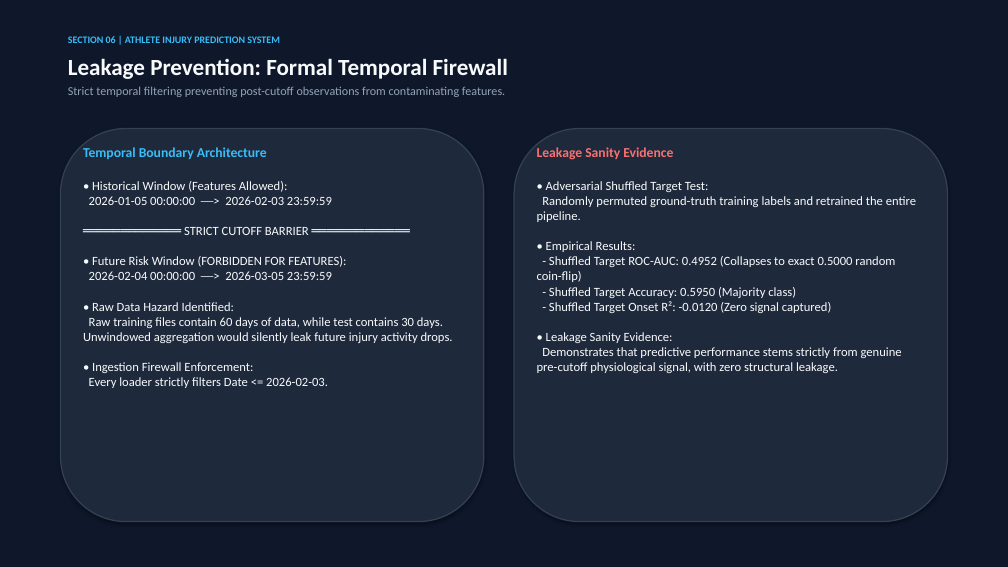
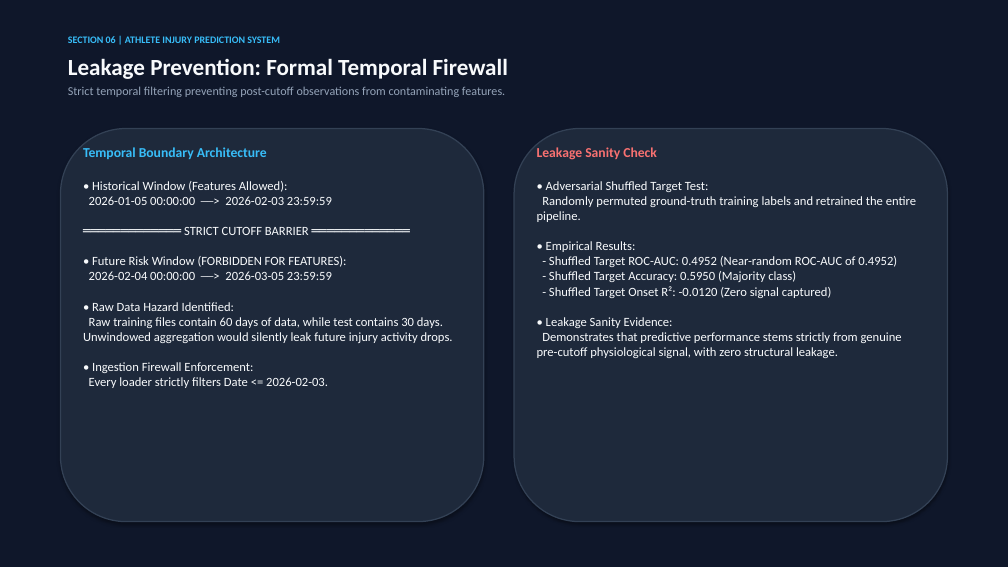
Before and after one commit to bhavya277/ML-Model-for-Athletes, a slide deck: slide 6 of Athlete_Injury_Prediction_Competition.pptx. Drawn at 1008x567 pixels with LibreOffice and Linux fonts; fonts in the diff are those of the drawing. Boxes give left, top, right and bottom in pixels: in the first picture for what was removed or moved away, otherwise in the second. Text is boxed around its words. In the diff, an @@ line names an element or a change of style, - is before the commit and + after.

Commit message:
fix: pre-submission patch - official skill score, unpenalized/penalized metrics, strict validation

```diff
--- a/Athlete_Injury_Prediction_Competition.pptx
+++ b/Athlete_Injury_Prediction_Competition.pptx
@@ text at (x1=537, y1=147, x2=657, y2=160): text changed @@
-Leakage Sanity Evidence
+Leakage Sanity Check
@@ text at (x1=537, y1=181, x2=916, y2=358): text changed @@
-• Adversarial Shuffled Target Test:
-Randomly permuted ground-truth training labels and retrained the entire pipeline.
-• Empirical Results:
-- Shuffled Target ROC-AUC: 0.4952 (Collapses to exact 0.5000 random coin-flip)
-- Shuffled Target Accuracy: 0.5950 (Majority class)
-- Shuffled Target Onset R²: -0.0120 (Zero signal captured)
-• Leakage Sanity Evidence:
-Demonstrates that predictive performance stems strictly from genuine pre-cutoff physiological signal, with zero structural leakage.
+• Adversarial Shuffled Target Test:
+Randomly permuted ground-truth training labels and retrained the entire pipeline.
+• Empirical Results:
+- Shuffled Target ROC-AUC: 0.4952 (Near-random ROC-AUC of 0.4952)
+- Shuffled Target Accuracy: 0.5950 (Majority class)
+- Shuffled Target Onset R²: -0.0120 (Zero signal captured)
+• Leakage Sanity Evidence:
+Demonstrates that predictive performance stems strictly from genuine pre-cutoff physiological signal, with zero structural leakage.
```
Also in this commit, not shown: 6 other slides changed, 10 other files.
